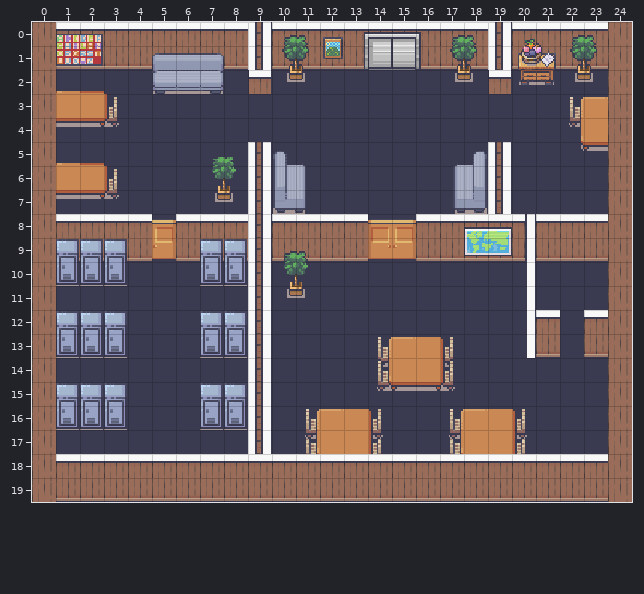
Tiled map: assets/mapaVPNegocios/mapaVPNegocios.tmx. That is the earlier state.
Cells are 16x16 px. Shown: x 0..24, y 0..19.
Now the later version:
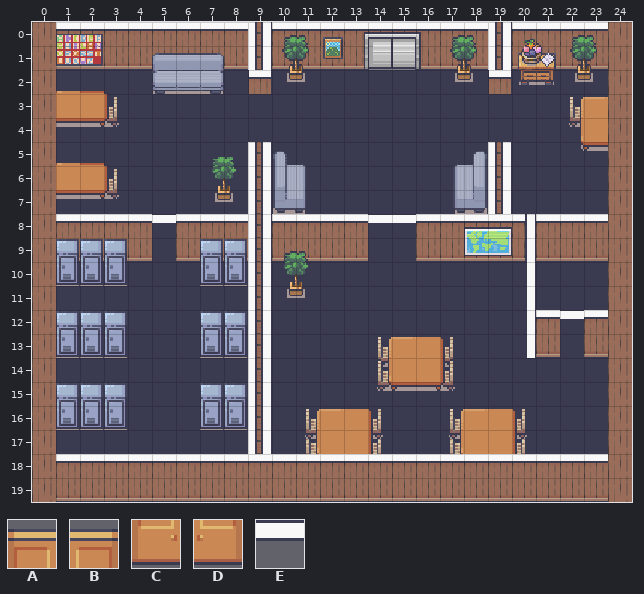
Key: from "decoracao": A 395, B 395 flipped left-right, C 411, D 411 flipped left-right; from "paredes": E 5 turned 270.
_ is an empty cell, . an unchanged one.
Tiles of an added or newly shown layer are drawn over the layers below it.
Difference:
--- layer "porta"
@@ x 5..15 @@
- 8 B........AB
- 9 D........CD
+ 8 _........__
+ 9 _........__
--- layer "batente" (added)
@@ x 5..15 @@
- 8 _........__
+ 8 E........EE
@@ x 22..22 @@
-12 _
+12 E
Boxes around the changes in both pictures, in picture pixels (x1, y1, x2, y2):
changed: (152, 215, 176, 259)
changed: (368, 215, 416, 259)
added: (560, 311, 584, 319)
